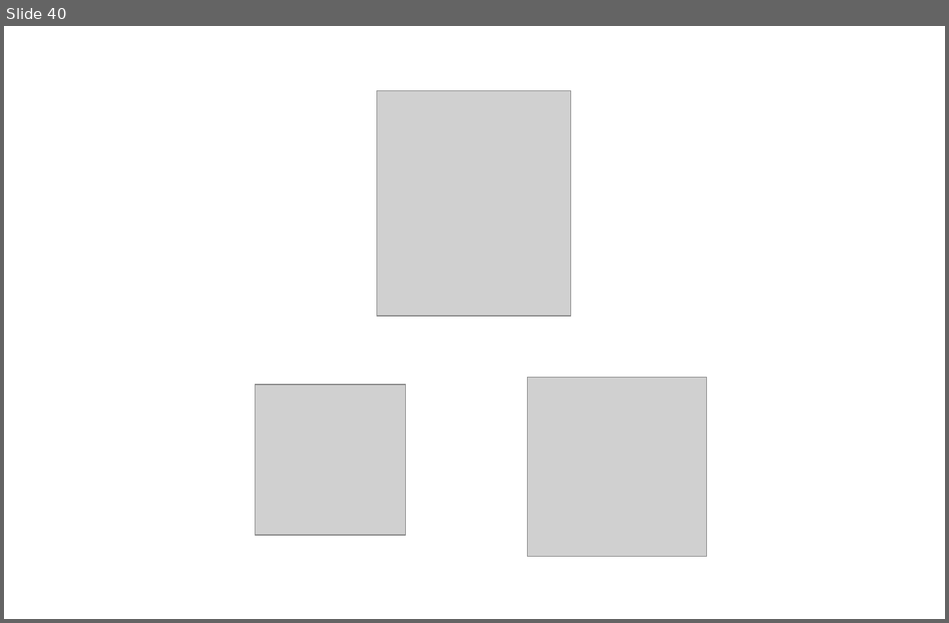
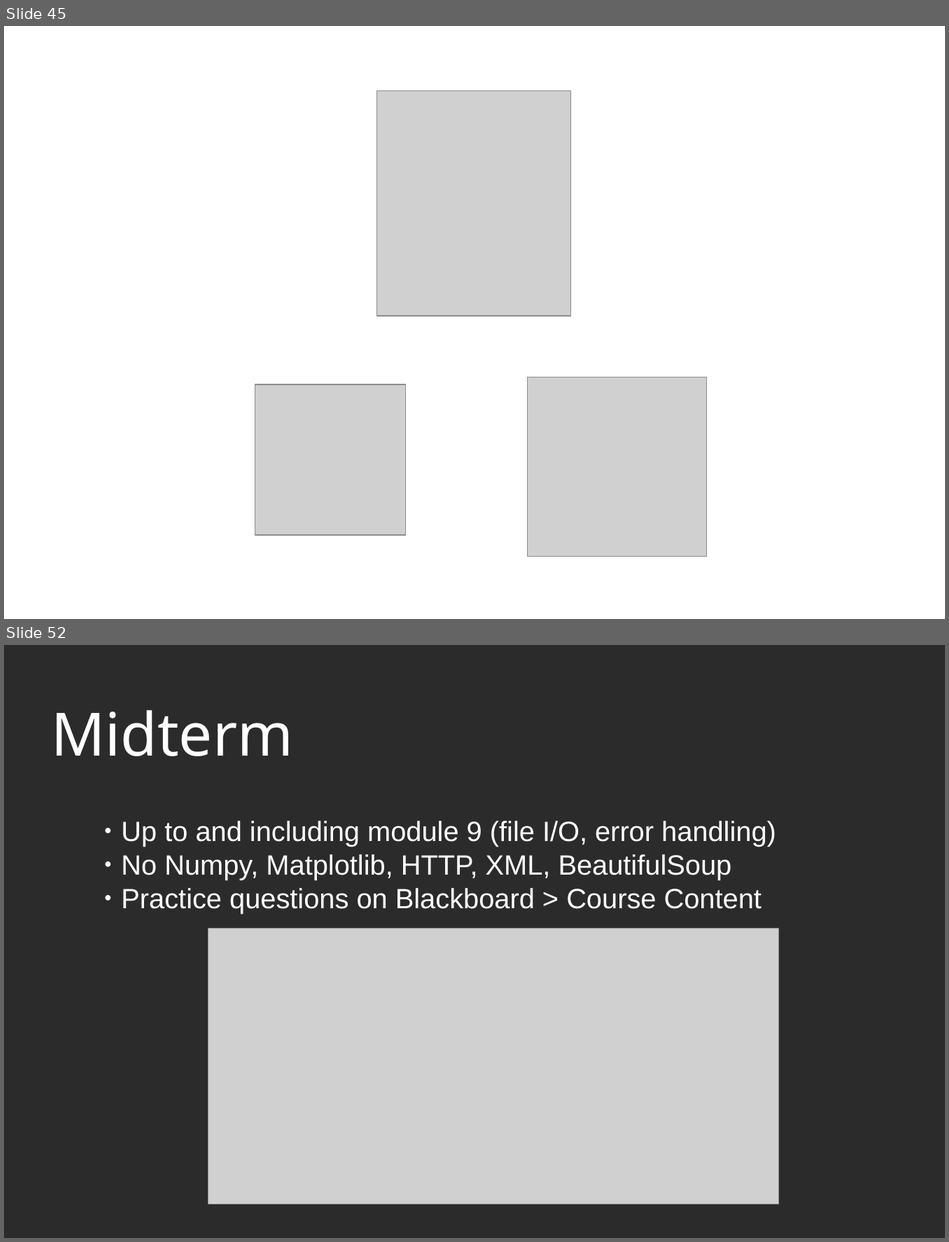
Before and after one commit to PabloMosUU/UssPython, a slide deck: LectureNotes/Module11/11 Accessing Remote Resources presentation.odp. Shown one above the other, each under a label of ours: slide 40 before the commit, slides 45 and 52 after it; the slides between them are not shown. The pictures are 949x623 and 949x1242 pixels, drawn with LibreOffice and Linux fonts; fonts in the diff are those of the drawing; grey boxes stand for pictures; background and template pictures are left out; a plain dark background stands for a picture behind light text. Boxes give left, top, right and bottom in pixels: in the first picture for what was removed or moved away, otherwise in the second. Text is boxed around its words. In the diff, an @@ line names an element or a change of style, - is before the commit and + after.

```diff
--- a/LectureNotes/Module11/11 Accessing Remote Resources presentation.odp
+++ b/LectureNotes/Module11/11 Accessing Remote Resources presentation.odp
@@ slide 52 added at [4, 645, 945, 1238], background picture (left out) @@
@@ title added at [51, 710, 293, 756], 60 pt, text #FFFFFF @@
+Midterm
@@ text added at [121, 821, 776, 913], 28 pt, text #FFFFFF @@
+● Up to and including module 9 (file I/O, error handling)
+● No Numpy, Matplotlib, HTTP, XML, BeautifulSoup
+● Practice questions on Blackboard > Course Content
@@ picture added at [208, 929, 778, 1204] @@
@@ what was slide 40 is now slide 45 @@
```
Also in this commit, not shown: 4 slides changed, 23 other slides added, 10 slides removed, 17 other files.
